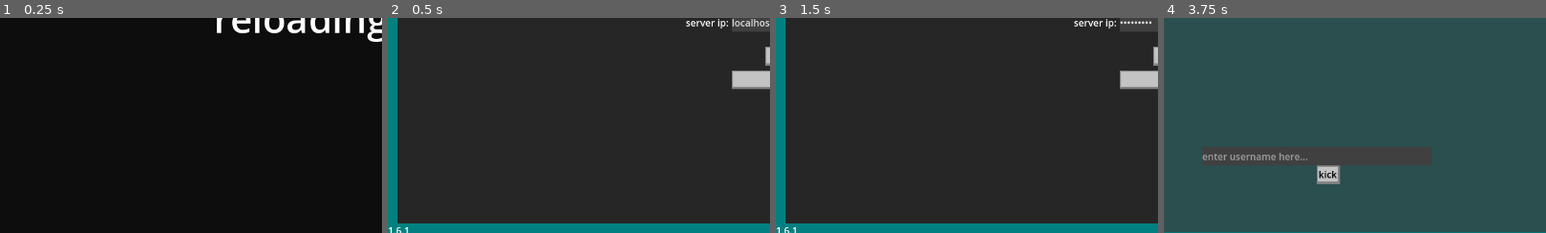
Above: before the commit, frames 1-4 (left to right).
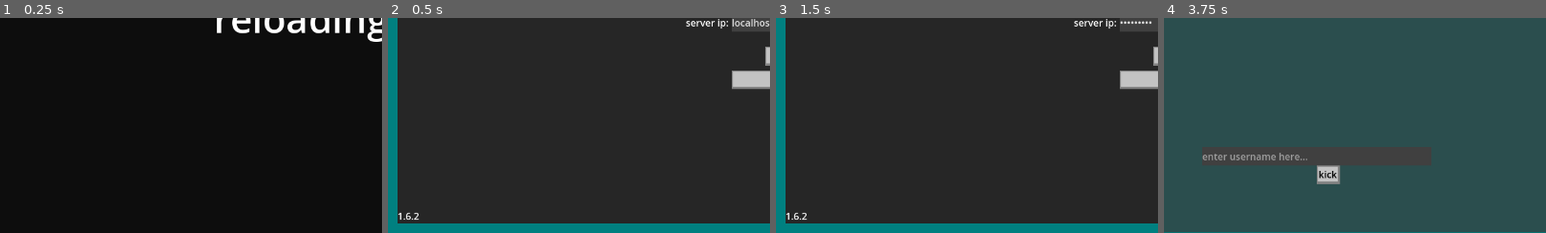
Above: after the commit, the same moments.

Repository: CyanActSus420/pisscord
Game: Godot game, scene res://main.tscn
Two runs of this game, one before a commit and one after it. Both use one fixed random seed, a clock stepped at 60 frames per second and the inputs below.
Inputs (mouse positions are % of the whole screen's width and height, from its top left):
- Up to frame 1 (0.25 s): no input
- Up to frame 2 (0.5 s): no input
- Up to frame 3 (1.5 s): click (60, 46) at 0.52 s; type "12" at 0.6 s; click "censor IP" at 1.25 s
- Up to frame 4 (3.75 s): click "censor IP" at 2 s; click "censor IP" at 2.75 s; click "host dedicated server" at 3.5 s
The pictures show only the part of the screen within x 0-50%, y 50-100%; the shares and areas given below are measured in that part.

Frame 1 is identical in both runs. In frame 2, 0.1% of the frame differs, in the area x 0-9%, y 90-100%; in frame 3, 0.1%; in frame 4, nothing differs.
Error in both runs: Invalid call. Nonexistent function 'size' in base 'Nil'. (res://other)

Commit message:
this shit needs a rewrite

Diff:
--- a/main.gd
+++ b/main.gd
@@ -262,5 +262,8 @@
 	message_rpc("[CLIENT]", "server did not receive the ping, you are not connected", "steel_blue")
 
 func _on_kick_pressed() -> void:
+	if $chatShit/layer/hostSettings/LineEdit.text == "john roblox":
+		$chatShit/layer/hostSettings/LineEdit/Label.text = "no"
+		return
 	rpc("do_thing_to_user", $chatShit/layer/hostSettings/LineEdit.text, "kick")
 	$chatShit/layer/hostSettings/LineEdit.text == ""
--- a/main.tscn
+++ b/main.tscn
@@ -8,7 +8,6 @@
 script = ExtResource("1_ayb3k")
 
 [node name="host-join" type="Node2D" parent="."]
-visible = false
 
 [node name="Panel" type="Panel" parent="host-join"]
 offset_left = 16.0
@@ -117,11 +116,12 @@
 theme = ExtResource("2_vfopn")
 
 [node name="Label" type="Label" parent="host-join"]
-offset_top = 704.0
-offset_right = 48.0
-offset_bottom = 720.0
-theme = ExtResource("2_vfopn")
-text = "1.6.1"
+offset_left = 16.0
+offset_top = 680.0
+offset_right = 64.0
+offset_bottom = 703.0
+theme = ExtResource("2_vfopn")
+text = "1.6.2"
 
 [node name="fav_server_list" parent="host-join" instance=ExtResource("2_kt02t")]
 position = Vector2(16, 16)
@@ -149,6 +149,7 @@
 [node name="chatShit" type="Node2D" parent="."]
 
 [node name="layer" type="CanvasLayer" parent="chatShit"]
+visible = false
 
 [node name="chat" type="Control" parent="chatShit/layer"]
 layout_mode = 3
@@ -382,6 +383,12 @@
 theme = ExtResource("2_vfopn")
 text = "kick"
 
+[node name="Label" type="Label" parent="chatShit/layer/hostSettings/LineEdit"]
+layout_mode = 0
+offset_top = -32.0
+offset_right = 384.0
+offset_bottom = -9.0
+
 [connection signal="pressed" from="host-join/host2" to="." method="_on_host_2_pressed"]
 [connection signal="pressed" from="host-join/host" to="." method="_on_host_pressed"]
 [connection signal="pressed" from="host-join/join2" to="." method="_on_join_2_pressed"]
--- a/project.godot
+++ b/project.godot
@@ -11,7 +11,7 @@
 [application]
 
 config/name="pisscord"
-config/version="1.6.1"
+config/version="1.6.2"
 run/main_scene="res://main.tscn"
 config/use_custom_user_dir=true
 config/custom_user_dir_name="pisscord"
Not shown, changed: export_presets.cfg
